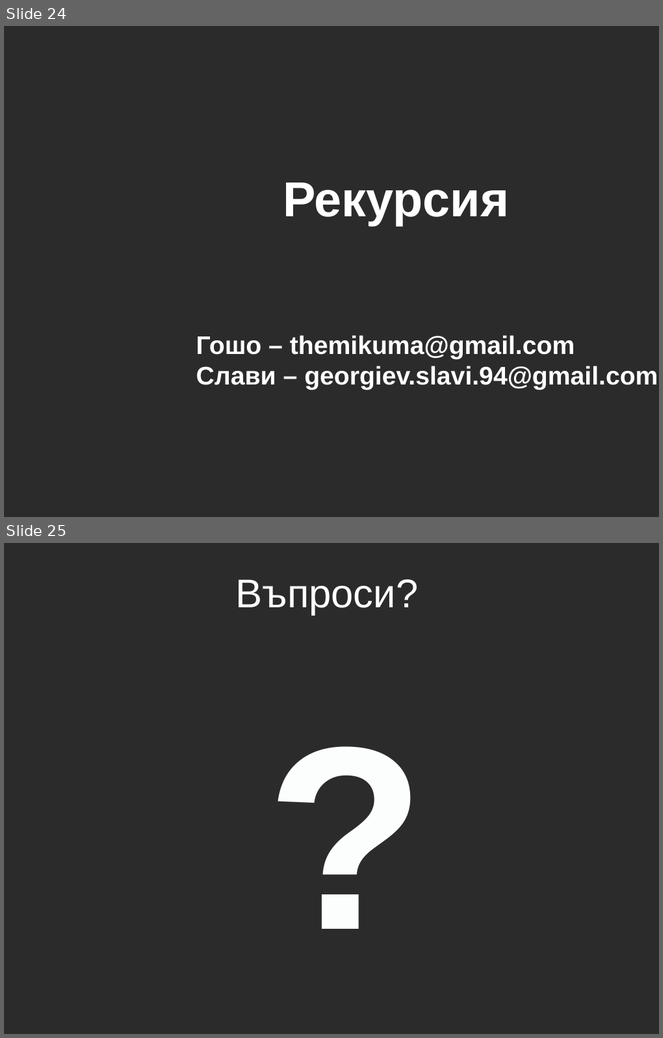
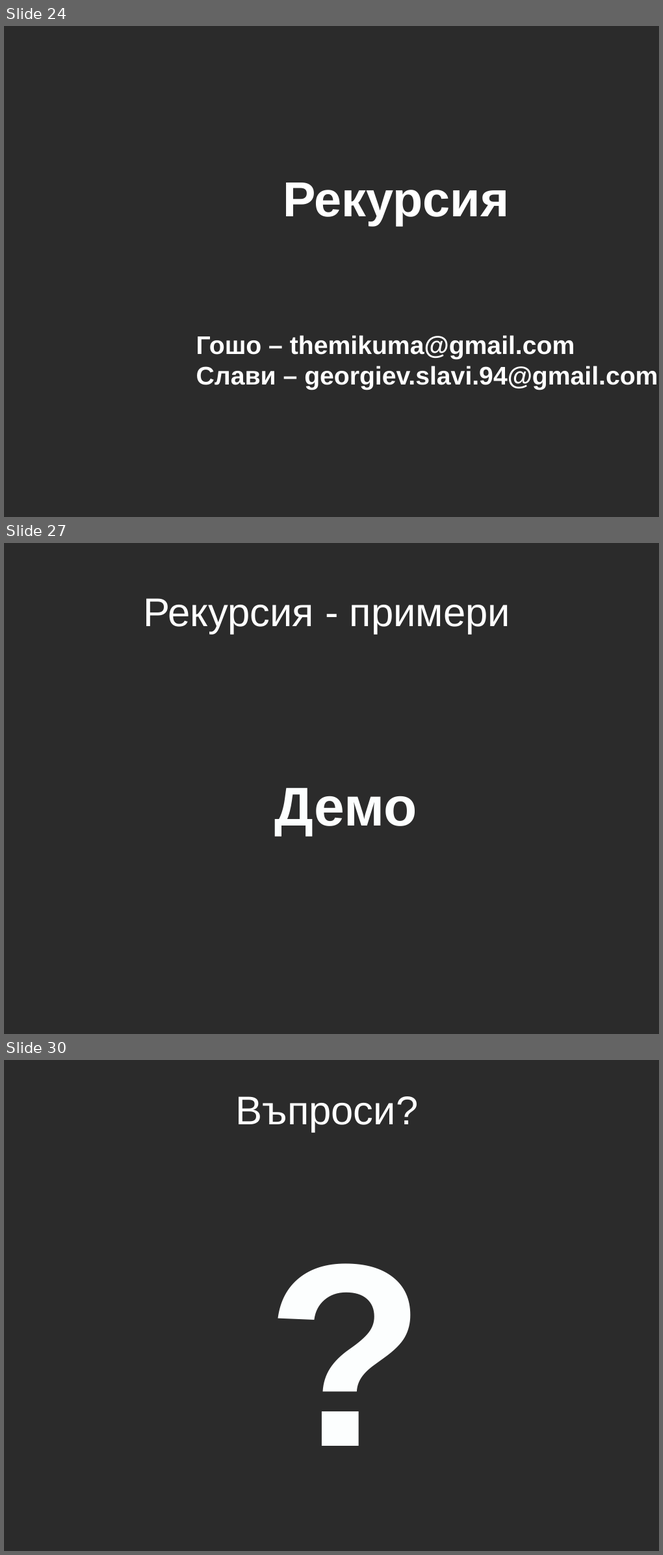
Before and after one commit to aslv/1300ruc, a slide deck: Lecture5/Lecture5.pptx. Shown one above the other, each under a label of ours: slides 24 and 25 before the commit, slides 24, 27 and 30 after it; the slides between them are not shown. The pictures are 663x1038 and 663x1555 pixels, drawn with LibreOffice and Linux fonts; fonts in the diff are those of the drawing; background and template pictures are left out; a plain dark background stands for a picture behind light text. Boxes give left, top, right and bottom in pixels: in the first picture for what was removed or moved away, otherwise in the second. Text is boxed around its words. In the diff, an @@ line names an element or a change of style, - is before the commit and + after.

```diff
--- a/Lecture5/Lecture5.pptx
+++ b/Lecture5/Lecture5.pptx
@@ slide 27 added at [4,543,659,1034], background picture (left out) @@
@@ title added at [143,598,510,634], 44 pt, text #FFFFFF @@
+Рекурсия - примери
@@ text added at [275,788,417,835], 60 pt, text #FDFFFF, bold @@
+Демо
@@ what was slide 25 is now slide 30 @@
```
Also in this commit, not shown: 4 other slides added.
